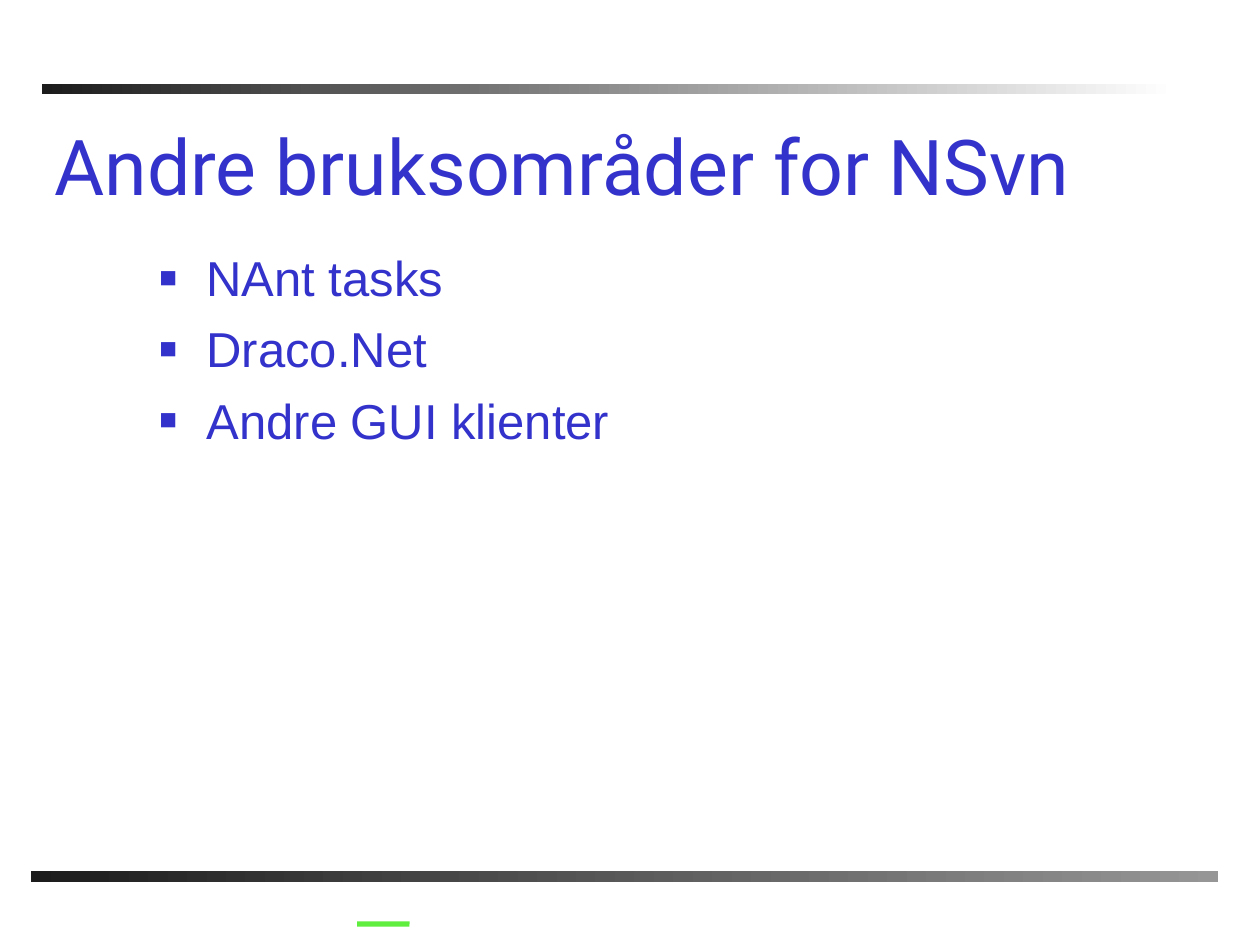
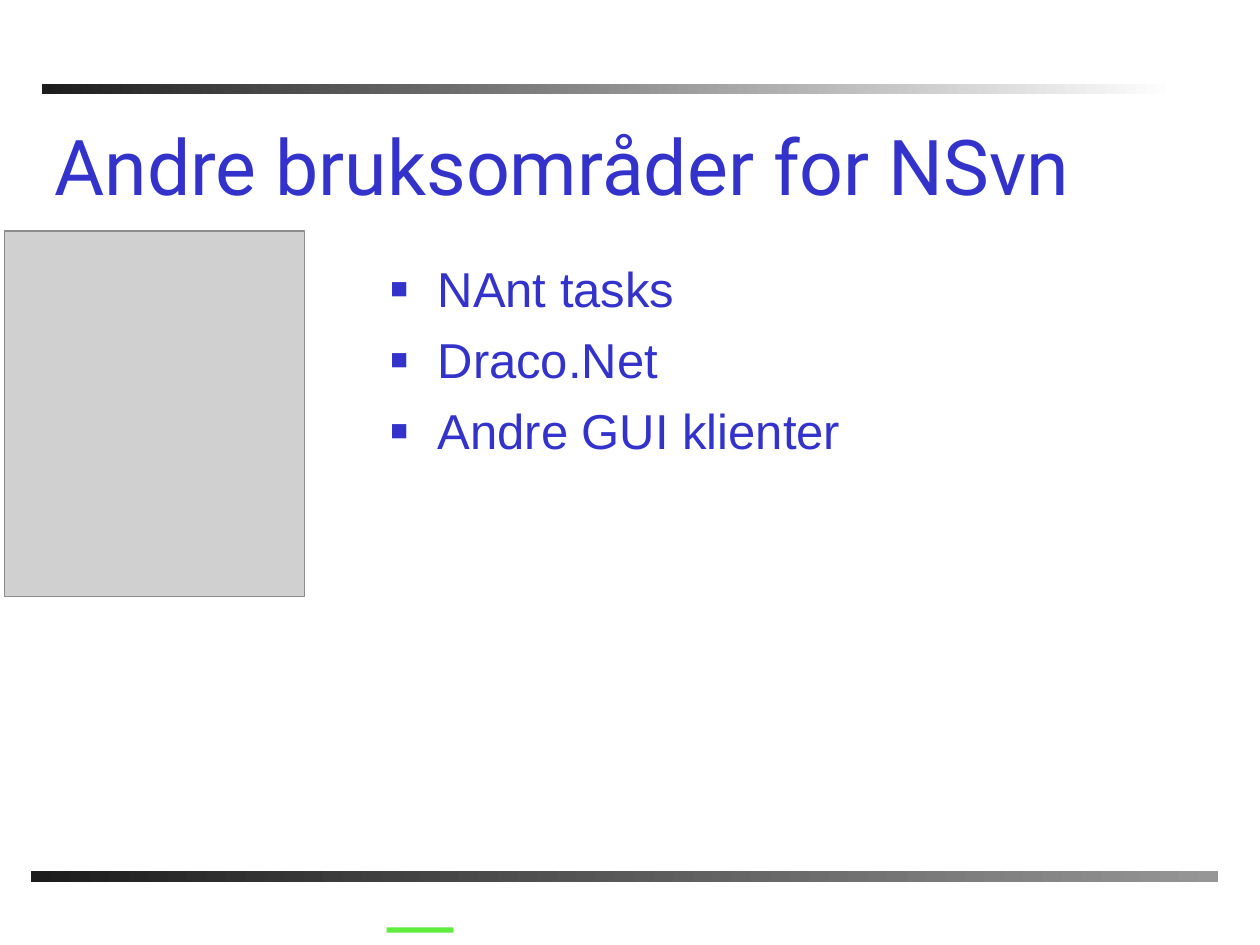
Before and after one commit to PhilJollans/AnkhSVN2019, a slide deck: slide 11 of doc/powerpoint/Subversion_addin_for_VS.NET.ppt (slide 15 before the commit). Drawn at 1260x945 pixels with LibreOffice and Linux fonts; fonts in the diff are those of the drawing; grey boxes stand for pictures; background and template pictures are left out. Boxes give left, top, right and bottom in pixels: in the first picture for what was removed or moved away, otherwise in the second. Text is boxed around its words. In the diff, an @@ line names an element or a change of style, - is before the commit and + after.

```diff
--- a/doc/powerpoint/Subversion_addin_for_VS.NET.ppt
+++ b/doc/powerpoint/Subversion_addin_for_VS.NET.ppt
@@ picture added at (5,231,305,596) @@
@@ text "NAnt tasks": place and size @@
-text "NAnt tasks" at (207,260,609,440)
+text "NAnt tasks" at (438,271,840,450)
@@ line moved from (357, 924) - (410, 924) to (387, 930) - (454, 930) @@
```
Also in this commit, not shown: 14 other slides changed, 2 slides added, 8 slides removed.
